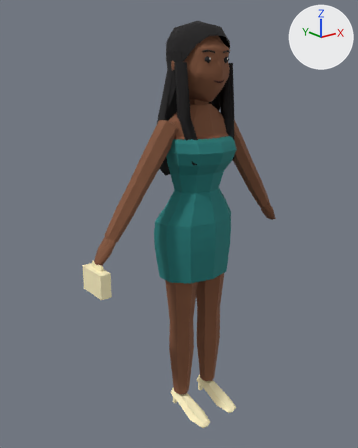
An edit to the glTF model apps/client/public/assets/shared/chr/chr_body_tall-eight.glb, drawn before and after from the same camera.
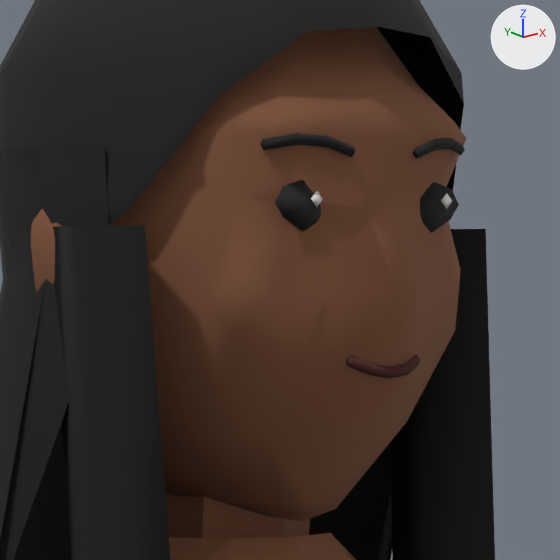
Each version appears first whole from a 50 mm lens placed at (-1.406, -1.628, 0.729), pointed at (-0.053, 0.063, 0.052), and next in a close-up on the part from 47% to 68% of the width and 7% to 24% of the height. The lights are fixed; the arrows at upper right show +X, +Y and +Z. The first two pictures are the older version. Vertices at exactly the same position are counted once.

In view in the first close-up: 'body'.
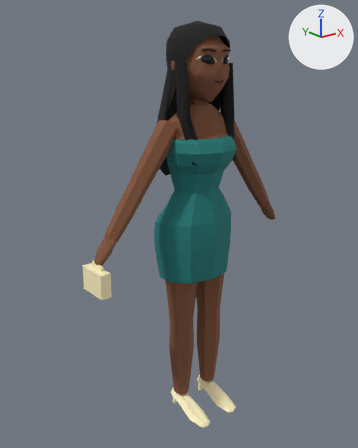
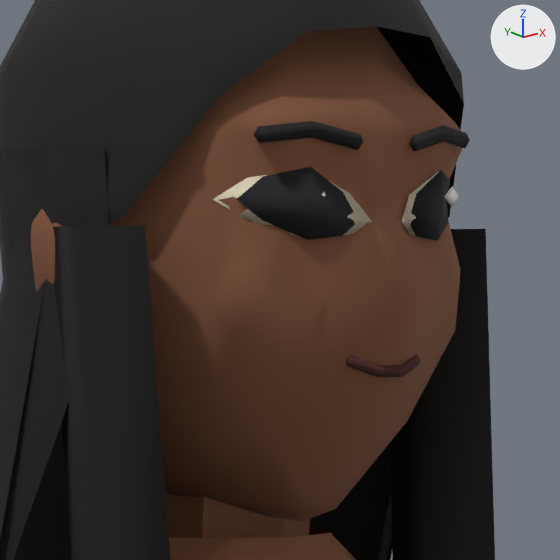
Where the change shows, as pixel boxes [x1, y1, x2, y2] in the close-ups (560 x 560 px; the box of a moved part takes in the faces that stretch with it):
```json
{"part": 1, "of": "me_body", "change": "added", "after": [237, 167, 355, 240]}
{"part": 2, "of": "me_body", "change": "added", "after": [410, 170, 450, 241]}
{"part": 3, "of": "me_body", "change": "moved or reshaped", "before": [261, 133, 465, 379], "after": [213, 121, 470, 377]}
```

Edits to the scene script, one JSON object a line:
```json
{"block": "me_body", "where": "# used by ob_body; location = (0.0, 0.0, 0.0)"}
{"op": "remove", "block": "me_body", "code": "me_body.from_pydata(...)  # 867 vertices, 1478 faces; spans x -0.54..0.54, y -0.18..0.18, z -0.9..0.92"}
{"op": "add", "block": "me_body", "code": "me_body.from_pydata(...)  # 875 vertices, 1486 faces; spans x -0.54..0.54, y -0.18..0.18, z -0.9..0.92"}
{"block": "me_body", "change": "me_body part 1: the loose piece of 10 vertices spanning x -0.05..-0.02, y -0.1..-0.09, z 0.75..0.78 is copied, and the copy is multiplied about its middle by the matrix ((1.417, 0.674, -0.046), (-0.675, 1.417, -0.029), (0.03, 0.046, 1.569)); it spans x -0.06..-0.01, y -0.11..-0.08, z 0.75..0.78"}
{"block": "me_body", "change": "me_body part 2: the loose piece of 10 vertices spanning x 0.04..0.08, y -0.1..-0.09, z 0.75..0.78 is copied, and the copy is multiplied about its middle by the matrix ((1.417, -0.674, 0.047), (0.675, 1.417, -0.029), (-0.03, 0.046, 1.569)); it spans x 0.03..0.09, y -0.11..-0.08, z 0.75..0.78"}
{"block": "me_body", "change": "me_body part 3"}
{"block": "me_body", "change": "38 vertices are removed from x -0.06..0.08, y -0.12..-0.1, z 0.67..0.8"}
{"block": "me_body", "change": "131 faces are deleted"}
{"block": "me_body", "change": "10 vertices move from x -0.06..0.09, y -0.11..-0.09, z 0.77..0.8 to x -0.06..0.09, y -0.11..-0.09, z 0.77..0.81"}
{"block": "me_body", "change": "26 vertices are added at x -0.07..0.1, y -0.12..-0.07, z 0.67..0.8"}
{"block": "me_body", "change": "107 new faces join them"}
{"block": "me_body", "change": "other edits to the shape of me_body do not show in these pictures"}
```
